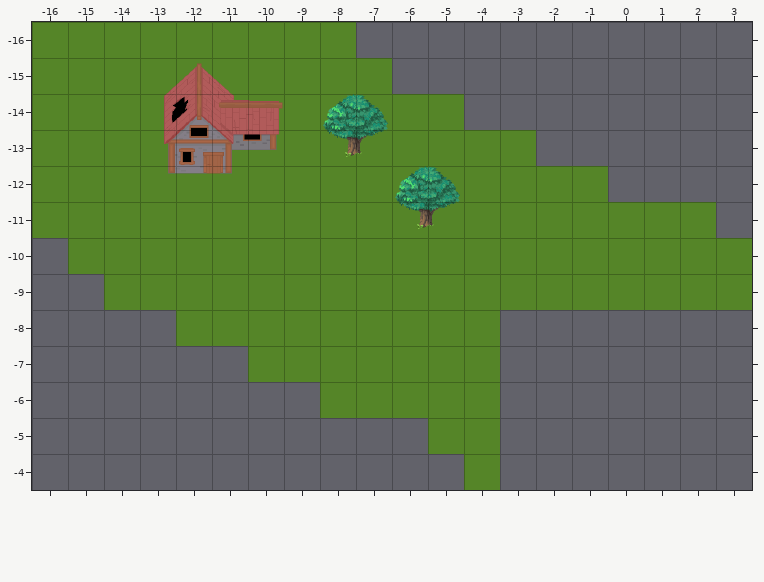
Tiled map -- 7DTD/Assets/SuperTiled2Unity/Import/MainMap.tmx. The picture above is the old version.
Cells are 64x64 px. Shown: x -16..3, y -16..-4.
After:
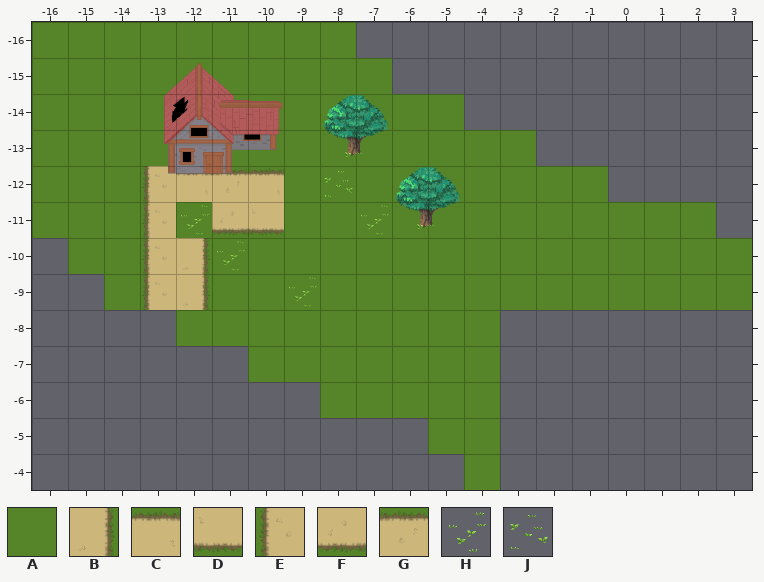
Key: from "BasicTileSet": A 0, B 1, C 1 turned 270, D 1 turned 90, E 2, F 2 turned 270, G 2 turned 90, H 3, J 4.
_ is an empty cell.
Change:
Layer "Vrstva dlaždic 1":
y -12: x -13..-10 AAAA -> ECGC
y -11: x -13 A -> E; x -11..-10 AA -> FD
y -10..-9: x -13..-12 AA -> EB
Layer "Vrstva dlaždic 2":
y -12: x -8 _ -> J
y -11: x -12 _ -> H; x -7 _ -> H
y -10: x -11 _ -> H
y -9: x -9 _ -> H
Pixel boxes of the changes (left, top, right, bottom) in both pictures:
changed: (142, 166, 284, 310)
added: (324, 171, 389, 235)
added: (289, 277, 317, 307)
